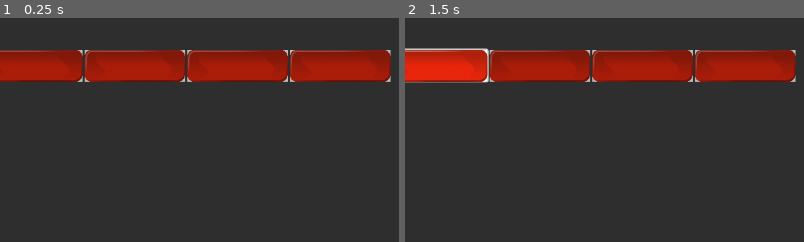
Above: before the commit, frames 1-2 (left to right).
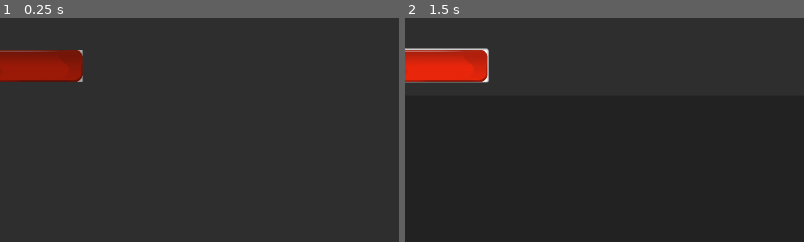
Above: after the commit, the same moments.

Repository: Chofitet/BubbleCoin
Game: Godot game, scene res://Scenes/Web_Window/web_window.tscn
Same seed, same stepped clock (60 frames per second), same inputs: the game is played once before the commit and once after it. The project has no main scene, so this scene is started directly.
Inputs (mouse positions are % of the whole screen's width and height, from its top left):
- Up to frame 1 (0.25 s): no input
- Up to frame 2 (1.5 s): click (6, 11) at 0.52 s; click (6, 11) at 1.27 s
The pictures show only the part of the screen within x 2-52%, y 0-50%; the shares and areas given below are measured in that part.

The runs differ from the first frame. In frame 1, 11% of the frame differs, in the area x 21-98%, y 14-29%; in frame 2, 11%.

Commit message:
Web Spawner

Diff:
--- a/bubblecoin/Scenes/Web_Window/TabController.gd
+++ b/bubblecoin/Scenes/Web_Window/TabController.gd
@@ -1,12 +1,14 @@
 extends TextureRect
+@export var Web : PackedScene
+signal TabPress
 
 func _ready() -> void:
+	self_modulate = Color.DARK_GRAY
 	$button.pressed.connect(TabEnter)
 
 func TabEnter():
 	self_modulate = Color.WHITE
-	pass
+	TabPress.emit(self)
 
 func TabExit():
 	self_modulate = Color.DARK_GRAY
-	pass
--- a/bubblecoin/Scenes/Web_Window/Tab_Group_Controller.gd
+++ b/bubblecoin/Scenes/Web_Window/Tab_Group_Controller.gd
@@ -1 +1,24 @@
 extends HBoxContainer
+
+var tabsArray =[]
+var TabEnables = 0
+signal OpenTab
+func _ready() -> void:
+	for tab in get_children():
+		if tab is TextureRect:
+			tab.TabPress.connect(tabPressed)
+			tabsArray.append(tab)
+			tab.visible = false
+
+	AppearTab()
+
+func tabPressed(tab):
+	OpenTab.emit(tab.Web)
+	for t in tabsArray:
+		if t != tab:
+			print(t.name)
+			t.TabExit()
+
+func AppearTab():
+	tabsArray[TabEnables].visible = true
+	TabEnables += 1
--- /dev/null
+++ b/bubblecoin/Scenes/Web_Window/WebSpawner.gd
@@ -0,0 +1,16 @@
+extends Panel
+
+var WebsPanel =[]
+
+func SetWebWindow(web : PackedScene):
+
+	if WebsPanel.size() != 0:
+		var oldPanel = WebsPanel[0]
+		WebsPanel.clear()
+		oldPanel.queue_free()
+
+
+
+	var instance_web = web.instantiate()
+	add_child(instance_web)
+	WebsPanel.append(instance_web)
--- /dev/null
+++ b/bubblecoin/Scenes/Web_Window/Webs/trade_web.tscn
@@ -0,0 +1,7 @@
+[gd_scene format=3 uid="uid://enowhwvjxhkg"]
+
+[node name="Trade_Web" type="Panel"]
+offset_left = 20.0
+offset_top = 20.0
+offset_right = 1124.0
+offset_bottom = 525.0
--- a/bubblecoin/Scenes/Web_Window/web_window.tscn
+++ b/bubblecoin/Scenes/Web_Window/web_window.tscn
@@ -1,8 +1,10 @@
-[gd_scene load_steps=4 format=3 uid="uid://65w1bax7wqlj"]
+[gd_scene load_steps=6 format=3 uid="uid://65w1bax7wqlj"]
 
 [ext_resource type="Texture2D" uid="uid://be37561hvnr5h" path="res://Scenes/Web_Window/tab.jpg" id="1_ag27l"]
 [ext_resource type="Script" path="res://Scenes/Web_Window/Tab_Group_Controller.gd" id="1_ms467"]
 [ext_resource type="Script" path="res://Scenes/Web_Window/TabController.gd" id="2_v1c5a"]
+[ext_resource type="Script" path="res://Scenes/Web_Window/WebSpawner.gd" id="4_cnpws"]
+[ext_resource type="PackedScene" uid="uid://enowhwvjxhkg" path="res://Scenes/Web_Window/Webs/trade_web.tscn" id="5_dalg5"]
 
 [node name="Web_Window" type="Control"]
 layout_mode = 3
@@ -25,14 +27,13 @@
 [node name="Tab_Bar" type="Panel" parent="."]
 layout_mode = 1
 anchors_preset = -1
-anchor_left = 0.496
 anchor_top = 0.066
-anchor_right = 0.496
-anchor_bottom = 0.066
-offset_left = -571.392
+anchor_right = 0.991
+anchor_bottom = 0.142
+offset_left = -6.10352e-05
 offset_top = 3.232
-offset_right = 580.608
-offset_bottom = 49.232
+offset_right = 10.3679
+offset_bottom = -0.0160065
 grow_horizontal = 2
 
 [node name="Tab_Controller" type="HBoxContainer" parent="Tab_Bar"]
@@ -45,11 +46,11 @@
 script = ExtResource("1_ms467")
 
 [node name="Tab" type="TextureRect" parent="Tab_Bar/Tab_Controller"]
-self_modulate = Color(0.745098, 0.745098, 0.745098, 0.980392)
 layout_mode = 2
 texture = ExtResource("1_ag27l")
 expand_mode = 3
 script = ExtResource("2_v1c5a")
+Web = ExtResource("5_dalg5")
 
 [node name="button" type="Button" parent="Tab_Bar/Tab_Controller/Tab"]
 layout_mode = 1
@@ -61,11 +62,11 @@
 flat = true
 
 [node name="Tab2" type="TextureRect" parent="Tab_Bar/Tab_Controller"]
-self_modulate = Color(0.745098, 0.745098, 0.745098, 0.980392)
 layout_mode = 2
 texture = ExtResource("1_ag27l")
 expand_mode = 3
 script = ExtResource("2_v1c5a")
+Web = ExtResource("5_dalg5")
 
 [node name="button" type="Button" parent="Tab_Bar/Tab_Controller/Tab2"]
 layout_mode = 1
@@ -77,11 +78,11 @@
 flat = true
 
 [node name="Tab3" type="TextureRect" parent="Tab_Bar/Tab_Controller"]
-self_modulate = Color(0.745098, 0.745098, 0.745098, 0.980392)
 layout_mode = 2
 texture = ExtResource("1_ag27l")
 expand_mode = 3
 script = ExtResource("2_v1c5a")
+Web = ExtResource("5_dalg5")
 
 [node name="button" type="Button" parent="Tab_Bar/Tab_Controller/Tab3"]
 layout_mode = 1
@@ -93,11 +94,11 @@
 flat = true
 
 [node name="Tab4" type="TextureRect" parent="Tab_Bar/Tab_Controller"]
-self_modulate = Color(0.745098, 0.745098, 0.745098, 0.980392)
 layout_mode = 2
 texture = ExtResource("1_ag27l")
 expand_mode = 3
 script = ExtResource("2_v1c5a")
+Web = ExtResource("5_dalg5")
 
 [node name="button" type="Button" parent="Tab_Bar/Tab_Controller/Tab4"]
 layout_mode = 1
@@ -108,7 +109,7 @@
 grow_vertical = 2
 flat = true
 
-[node name="Panel" type="Panel" parent="."]
+[node name="Web_Conteiner" type="Panel" parent="."]
 layout_mode = 1
 anchors_preset = -1
 anchor_left = 0.5
@@ -121,3 +122,7 @@
 offset_bottom = 555.984
 grow_horizontal = 2
 grow_vertical = 2
+script = ExtResource("4_cnpws")
+metadata/_edit_use_anchors_ = true
+
+[connection signal="OpenTab" from="Tab_Bar/Tab_Controller" to="Web_Conteiner" method="SetWebWindow"]
